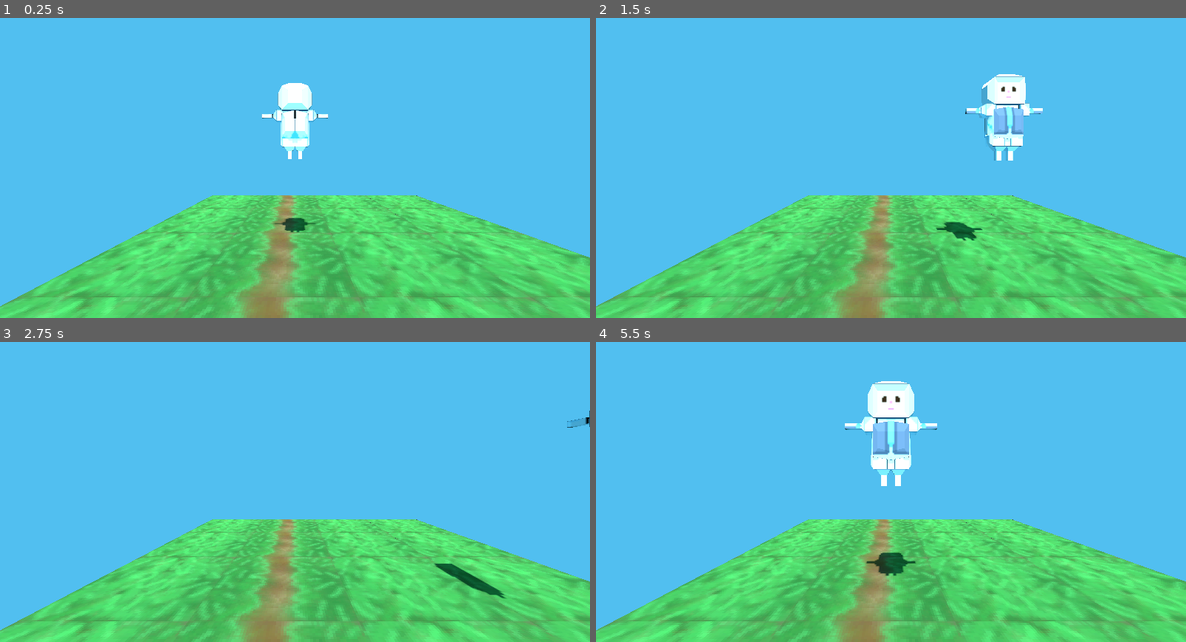
Above: before the commit, frames 1-4 (two rows, left to right).
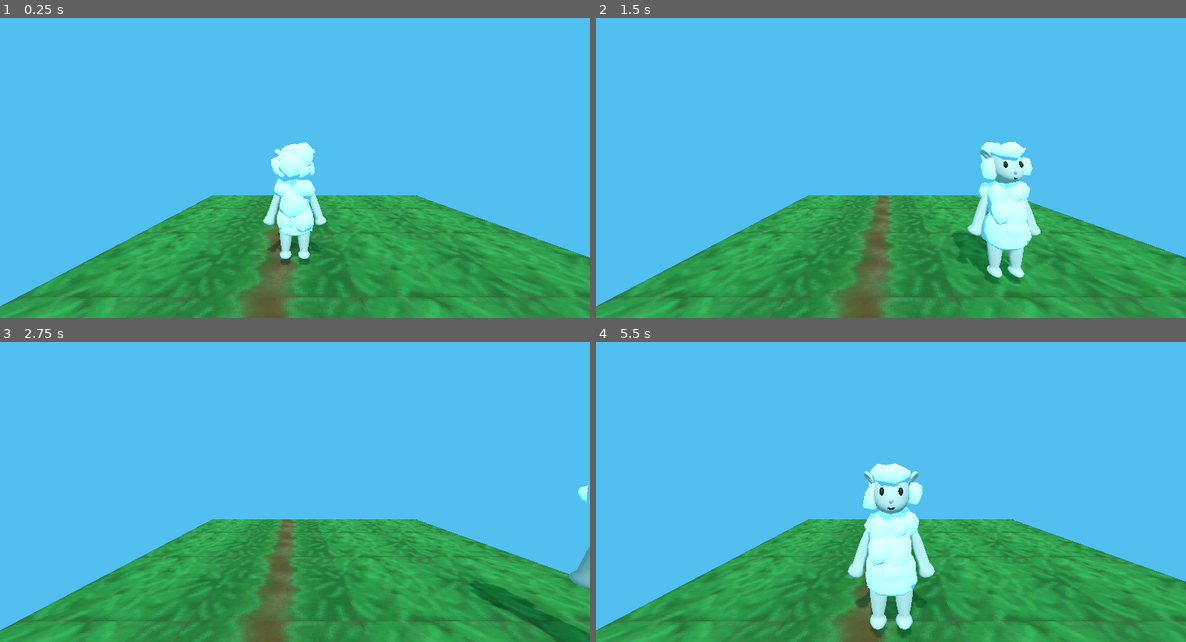
Above: after the commit, the same moments.

Repository: kelkeppel/TalesOfSheepishburg
Game: Godot game, scene res://main.tscn
The game is run twice, just before and just after one commit, with the same random seed, the same clock (stepped at 60 frames per second) and the same inputs.
Inputs:
- Up to frame 1 (0.25 s): no input
- Up to frame 2 (1.5 s): tap Enter at 0.5 s; hold D (move_right) 0.53-1.28 s; hold S (move_backward) from 1.28 s (still down)
- Up to frame 3 (2.75 s): release S (move_backward) at 2.03 s; hold D (move_right) from 2.03 s (still down)
- Up to frame 4 (5.5 s): release D (move_right) at 2.78 s; hold W (move_forward) 2.78-3.53 s; hold A (move_left) 3.53-5.03 s; hold S (move_backward) from 5.03 s (still down)

The runs differ from the first frame. In frame 1, 33% of the frame differs, in the area x 0-100%, y 21-100%; in frame 2, 34%; in frame 3, 31%; in frame 4, 35%, in the area x 0-100%, y 13-100%.

Commit message:
Dialogue and Finished Sheep model

Diff:
--- a/Code/tales-of-sheepishburg/main.tscn
+++ b/Code/tales-of-sheepishburg/main.tscn
@@ -14,10 +14,13 @@
 
 [node name="DirectionalLight3D" type="DirectionalLight3D" parent="."]
 transform = Transform3D(1, 0, 0, 0, 0.654715, 0.755876, 0, -0.755876, 0.654715, 0, 15.2339, 20.3641)
+light_energy = 0.272
+light_indirect_energy = 1.362
 shadow_enabled = true
+shadow_opacity = 0.85
 
 [node name="Player" parent="." instance=ExtResource("1_aypqv")]
-transform = Transform3D(1, 0, 0, 0, 1, 0, 0, 0, 1, 0, 3.3, 0)
+transform = Transform3D(1, 0, 0, 0, 1, 0, 0, 0, 1, 0, 0.3, 0)
 
 [node name="CameraPivot" type="Marker3D" parent="."]
 transform = Transform3D(1, 0, 0, 0, 1, 0, 0, 0, 1, 0, 3.52207, 6.55983)
--- a/Code/tales-of-sheepishburg/player.tscn
+++ b/Code/tales-of-sheepishburg/player.tscn
@@ -1,7 +1,7 @@
 [gd_scene load_steps=4 format=3 uid="uid://73owhcpm6hqp"]
 
-[ext_resource type="PackedScene" uid="uid://86ue8qgmytli" path="res://Models/blockbenchSheep.glb" id="1_2pgc1"]
 [ext_resource type="Script" path="res://player.gd" id="1_7xstc"]
+[ext_resource type="PackedScene" uid="uid://druq3wc2hjrse" path="res://Models/PlayerCharacterModel.glb" id="2_8t5fx"]
 
 [sub_resource type="CylinderShape3D" id="CylinderShape3D_tbjyj"]
 radius = 1.12103
@@ -11,9 +11,9 @@
 
 [node name="Pivot" type="Node3D" parent="."]
 
-[node name="blockbenchSheep" parent="Pivot" instance=ExtResource("1_2pgc1")]
-transform = Transform3D(-1, 0, -8.74228e-08, 0, 1, 0, 8.74228e-08, 0, -1, 0, 0, 0)
+[node name="PlayerCharacterModel" parent="Pivot" instance=ExtResource("2_8t5fx")]
+transform = Transform3D(-3.27835e-08, 0, 0.75, 0, 0.75, 0, -0.75, 0, -3.27835e-08, -0.00363302, 3.0071, 0.00163841)
 
-[node name="CollisionShape3D" type="CollisionShape3D" parent="Pivot/blockbenchSheep"]
-transform = Transform3D(1, 0, 0, 0, 1, 0, 0, 0, 1, 0.00012207, 1.10624, -0.0885315)
+[node name="CollisionShape3D" type="CollisionShape3D" parent="Pivot"]
+transform = Transform3D(-1, 0, -8.74228e-08, 0, 1, 0, 8.74228e-08, 0, -1, -0.000122062, 1.10624, 0.0885315)
 shape = SubResource("CylinderShape3D_tbjyj")
--- a/Code/tales-of-sheepishburg/project.godot
+++ b/Code/tales-of-sheepishburg/project.godot
@@ -14,6 +14,16 @@
 run/main_scene="res://main.tscn"
 config/features=PackedStringArray("4.3", "GL Compatibility")
 config/icon="res://icon.svg"
+
+[importer_defaults]
+
+animation_library={
+"blender/meshes/normals": false,
+"blender/meshes/tangents": false,
+"blender/meshes/uvs": false,
+"fbx/allow_geometry_helper_nodes": true,
+"fbx/importer": 1
+}
 
 [input]
 
Binary file added: Code/tales-of-sheepishburg/Models/PlayerCharacterModel.glb
Not shown, added: Code/tales-of-sheepishburg/Models/PlayerCharacterModel.glb.import
Not shown, added: Code/tales-of-sheepishburg/Models/PlayerCharacterModel.mtl
Renamed: Code/tales-of-sheepishburg/export_presets.cfg -> Code/tales-of-sheepishburg/Models/export_presets.cfg
Not shown: 4 places in Code/tales-of-sheepishburg/Models/library.tres that only renumber resources
Not shown, added: Code/tales-of-sheepishburg/PlayerCharacterModel.mtl
Not shown, added: Documents/Tales Of Sheepishburg Dialogue.docx
Not shown, added: Models/PlayerCharacterModel.mtl
Not shown, added: Models/PlayerCharacterModel.obj
Not shown, added: Models/newSheepModel modifiers applied.blend
Not shown, changed: Models/newSheepModel.blend
Not shown, changed: Models/newSheepModel.blend1
(and 1 more such lines)
